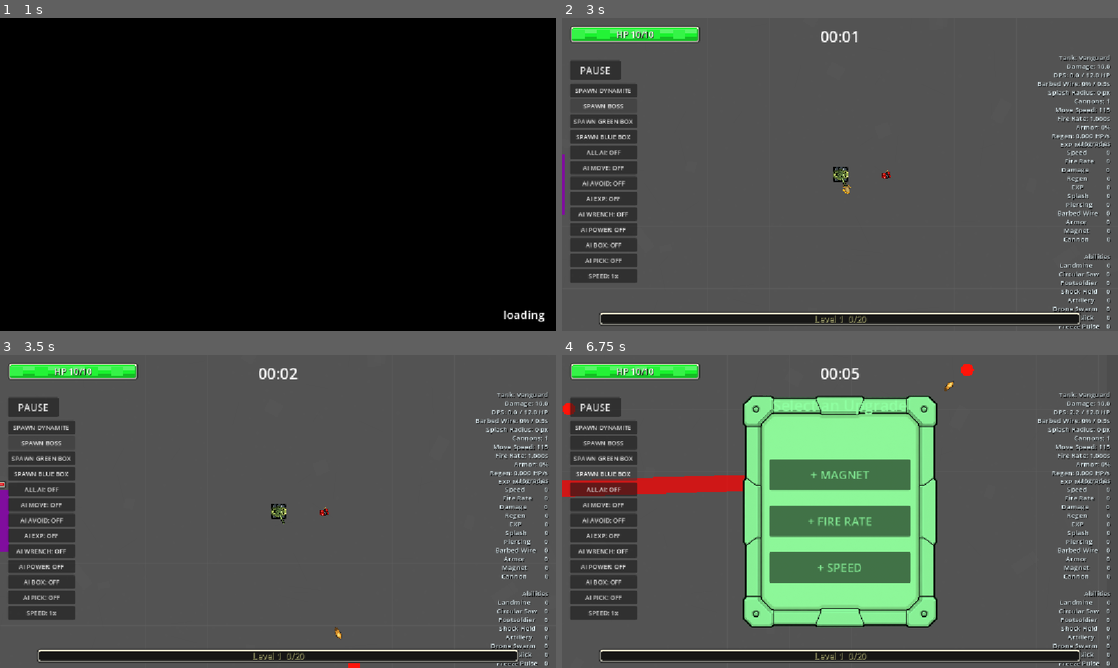
Above: before the commit, frames 1-4 (two rows, left to right).
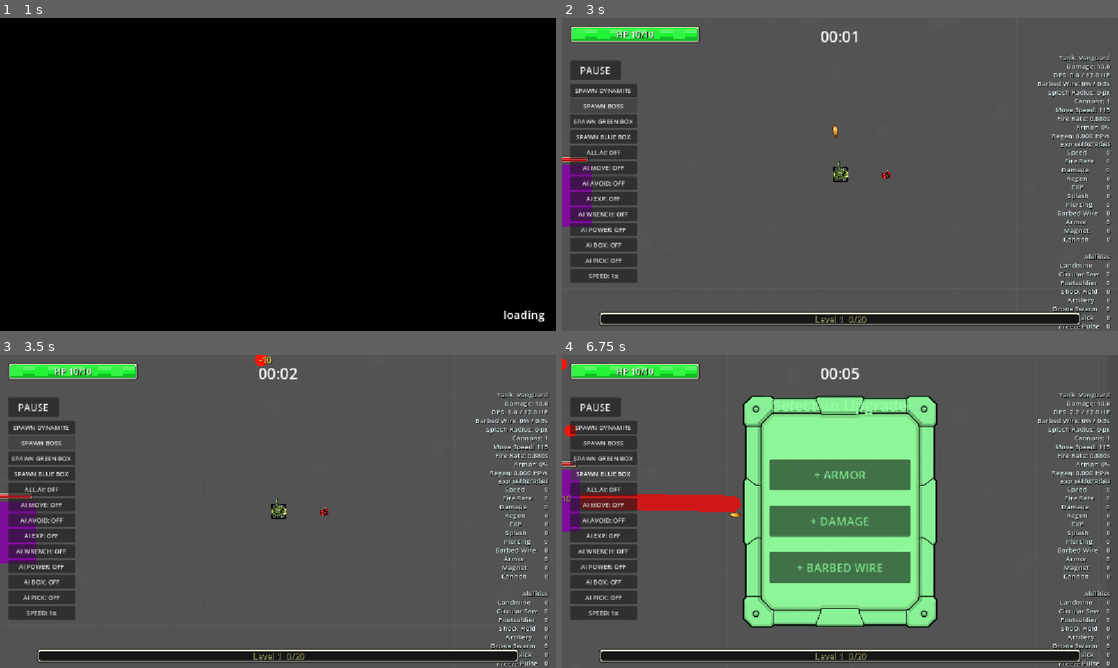
Above: after the commit, the same moments.

Repository: satoshimatos/autonomous-survivor
Game: Godot game, scene res://scenes/core/main_menu.tscn
The game is run twice, just before and just after one commit, with the same random seed, the same clock (stepped at 60 frames per second) and the same inputs.
Inputs:
- Up to frame 1 (1 s): click "Play" at 0.5 s
- Up to frame 2 (3 s): hold D (move_right) 1.28-2 s; click "SPAWN DYNAMITE" at 2 s; click "SPAWN BOSS" at 2.75 s
- Up to frame 3 (3.5 s): no input
- Up to frame 4 (6.75 s): click "SPAWN GREEN BOX" at 3.5 s; click "SPAWN BLUE BOX" at 4.25 s; hold S (move_down) 5.03-5.78 s; hold D (move_right) 5.78-6.53 s; hold W (move_up) from 6.53 s (still down)

Frame 1 is identical in both runs. In frame 2, 1.1% of the frame differs, in the area x 0-98%, y 31-67%; in frame 3, 1.3%; in frame 4, 4.5%, in the area x 0-98%, y 0-70%.

Commit message:
Add deterministic run modifiers

Diff:
--- a/scripts/core/main.gd
+++ b/scripts/core/main.gd
@@ -34,6 +34,18 @@
 var player_damage_events: Array[Dictionary] = []
 var player_dps: float = 0.0
 var low_health_upgrade_timer: float = 0.0
+var run_seed_text: String = ""
+var run_modifier_summary: String = ""
+var enemy_speed_growth_multiplier: float = 1.0
+var enemy_health_growth_multiplier: float = 1.0
+var enemy_damage_growth_multiplier: float = 1.0
+var exp_value_multiplier: float = 1.0
+var boss_exp_multiplier: float = 1.0
+var boss_spawn_interval: float = 420.0
+var supply_box_spawn_interval: float = 15.0
+var supply_box_spawn_chance: float = 0.05
+var wrench_drop_chance: float = 0.05
+var dynamite_drop_chance: float = 0.001
 
 const ENEMY = preload("uid://kxdifr4760x4")
 const BROWN_ENEMY = preload("res://scenes/enemies/brown_enemy.tscn")
@@ -162,6 +174,7 @@
 
 
 func _ready() -> void:
+	configure_run_seed_and_modifiers()
 	set_debug_time_scale_index(0)
 	is_startup_loading = true
 	loading_overlay.visible = true
@@ -185,13 +198,39 @@
 		low_health_vignette.set_low_health_active(false)
 		get_tree().paused = true
 		%DefeatControl.visible = true
-		%ResultLabel.text = "Tank: %s\nTime: %s\nEnemies Defeated: %s\nBosses Defeated: %s" % [
+		%ResultLabel.text = "Tank: %s\nSeed: %s\nModifiers: %s\nTime: %s\nEnemies Defeated: %s\nBosses Defeated: %s" % [
 			player.selected_tank_name,
+			run_seed_text,
+			run_modifier_summary,
 			get_formatted_run_time(),
 			enemies_defeated,
 			bosses_defeated,
 		]
 	)
+
+
+func configure_run_seed_and_modifiers() -> void:
+	var run_config = get_run_config()
+	run_config.ensure_run_ready()
+	run_seed_text = String(run_config.run_seed_text)
+	run_modifier_summary = String(run_config.get_active_modifier_summary())
+	seed(hash(run_seed_text))
+
+	enemy_speed_growth_multiplier = float(run_config.get_modifier_multiplier("enemy_speed_growth_multiplier"))
+	enemy_health_growth_multiplier = float(run_config.get_modifier_multiplier("enemy_health_growth_multiplier"))
+	enemy_damage_growth_multiplier = float(run_config.get_modifier_multiplier("enemy_damage_growth_multiplier"))
+	exp_value_multiplier = float(run_config.get_modifier_multiplier("exp_value_multiplier"))
+	boss_exp_multiplier = float(run_config.get_modifier_multiplier("boss_exp_multiplier"))
+	boss_spawn_interval = BOSS_SPAWN_INTERVAL * float(run_config.get_modifier_multiplier("boss_spawn_interval_multiplier"))
+	supply_box_spawn_interval = SUPPLY_BOX_SPAWN_INTERVAL * float(run_config.get_modifier_multiplier("supply_box_interval_multiplier"))
+	supply_box_spawn_chance = clamp(SUPPLY_BOX_SPAWN_CHANCE * float(run_config.get_modifier_multiplier("supply_box_chance_multiplier")), 0.0, 1.0)
+	wrench_drop_chance = clamp(WRENCH_DROP_CHANCE * float(run_config.get_modifier_multiplier("wrench_drop_multiplier")), 0.0, 1.0)
+	dynamite_drop_chance = clamp(DYNAMITE_DROP_CHANCE * float(run_config.get_modifier_multiplier("dynamite_drop_multiplier")), 0.0, 1.0)
+	spawn_interval *= float(run_config.get_modifier_multiplier("spawn_interval_multiplier"))
+
+
+func get_run_config() -> Node:
+	return get_node("/root/RunConfig")
 
 
 func setup_pickup_pools() -> void:
@@ -242,33 +281,33 @@
 
 	while enemy_speed_scale_timer >= 10.0:
 		enemy_speed_scale_timer -= 10.0
-		enemy_speed_scale *= 1.01
+		enemy_speed_scale *= 1.0 + 0.01 * enemy_speed_growth_multiplier
 		update_exp_orb_drop_chances()
 
 		for enemy in get_tree().get_nodes_in_group("Enemy"):
 			if enemy.has_method("apply_speed_multiplier"):
-				enemy.apply_speed_multiplier(1.01)
+				enemy.apply_speed_multiplier(1.0 + 0.01 * enemy_speed_growth_multiplier)
 
 	while enemy_health_scale_timer >= ENEMY_HEALTH_SCALE_INTERVAL:
 		enemy_health_scale_timer -= ENEMY_HEALTH_SCALE_INTERVAL
-		enemy_health_bonus_step += ENEMY_HEALTH_BONUS_STEP
+		enemy_health_bonus_step += ENEMY_HEALTH_BONUS_STEP * enemy_health_growth_multiplier
 		enemy_health_bonus_total += enemy_health_bonus_step
 		apply_enemy_health_bonus_to_active_enemies()
 
 	while enemy_damage_scale_timer >= ENEMY_DAMAGE_SCALE_INTERVAL:
 		enemy_damage_scale_timer -= ENEMY_DAMAGE_SCALE_INTERVAL
-		enemy_damage_multiplier *= ENEMY_DAMAGE_MULTIPLIER_STEP
+		enemy_damage_multiplier *= 1.0 + ((ENEMY_DAMAGE_MULTIPLIER_STEP - 1.0) * enemy_damage_growth_multiplier)
 
 	if magnet_spawn_timer >= MAGNET_SPAWN_INTERVAL:
 		magnet_spawn_timer -= MAGNET_SPAWN_INTERVAL
 		try_spawn_magnet_pickup()
 
-	if supply_box_spawn_timer >= SUPPLY_BOX_SPAWN_INTERVAL:
-		supply_box_spawn_timer -= SUPPLY_BOX_SPAWN_INTERVAL
+	if supply_box_spawn_timer >= supply_box_spawn_interval:
+		supply_box_spawn_timer -= supply_box_spawn_interval
 		try_spawn_supply_box()
 
-	if boss_spawn_timer >= BOSS_SPAWN_INTERVAL:
-		boss_spawn_timer -= BOSS_SPAWN_INTERVAL
+	if boss_spawn_timer >= boss_spawn_interval:
+		boss_spawn_timer -= boss_spawn_interval
 		try_spawn_boss()
 
 	if spawn_timer >= spawn_interval:
@@ -598,6 +637,7 @@
 func _on_boss_defeated(enemy_position: Vector2, exp_drop_count: int = 30, exp_drop_min_tier: int = BLUE_ORB_TIER) -> void:
 	enemies_defeated += 1
 	bosses_defeated += 1
+	exp_drop_count = int(ceil(float(exp_drop_count) * boss_exp_multiplier))
 	var mass_damage_active := dynamite_blast_active or splash_blast_active
 
 	spawn_boss_death_burst.call_deferred(enemy_position)
@@ -615,8 +655,8 @@
 func queue_exp_drops(enemy_position: Vector2, drop_count: int, exp_drop_min_tier: int = BLUE_ORB_TIER) -> void:
 	for i in range(drop_count):
 		queued_exp_drops.append({
-			"position": get_exp_drop_position(enemy_position, i, drop_count),
-			"min_tier": exp_drop_min_tier
+		"position": get_exp_drop_position(enemy_position, i, drop_count),
+		"min_tier": exp_drop_min_tier
 		})
 
 
@@ -653,7 +693,7 @@
 	var exp_orb = EXP_ORB.instantiate()
 	add_child(exp_orb)
 	exp_orb.global_position = enemy_position
-	exp_orb.configure(orb_data.value, orb_data.radius, orb_data.texture, orb_data.get("visual_scale", 1.0))
+	exp_orb.configure(int(ceil(float(orb_data.value) * exp_value_multiplier)), orb_data.radius, orb_data.texture, orb_data.get("visual_scale", 1.0))
 
 	if magnet_effect_timer > 0.0:
 		exp_orb.set_magnet_active(true, player)
@@ -772,7 +812,7 @@
 	if dynamite_pickup_pool == null or dynamite_pickup_pool.is_active:
 		return
 
-	if randf() > DYNAMITE_DROP_CHANCE:
+	if randf() > dynamite_drop_chance:
 		return
 
 	if not is_position_in_arena(enemy_position):
@@ -782,7 +822,7 @@
 
 
 func try_drop_wrench(enemy_position: Vector2) -> void:
-	if randf() > WRENCH_DROP_CHANCE:
+	if randf() > wrench_drop_chance:
 		return
 
 	if not is_position_in_arena(enemy_position):
@@ -892,7 +932,7 @@
 
 
 func try_spawn_supply_box() -> void:
-	if randf() > SUPPLY_BOX_SPAWN_CHANCE:
+	if randf() > supply_box_spawn_chance:
 		return
 
 	var spawn_position := get_offscreen_arena_spawn_point()
--- a/scripts/core/main_menu.gd
+++ b/scripts/core/main_menu.gd
@@ -9,6 +9,7 @@
 
 
 func _on_play_button_pressed() -> void:
+	get_run_config().start_new_run()
 	get_tree().change_scene_to_file("res://scenes/core/main.tscn")
 
 
--- a/scripts/core/run_config.gd
+++ b/scripts/core/run_config.gd
@@ -1,6 +1,8 @@
 extends Node
 
 var selected_tank_id: String = "vanguard"
+var run_seed_text: String = ""
+var active_run_modifiers: Array[Dictionary] = []
 
 var tank_archetypes: Array[Dictionary] = [
 	{
@@ -66,6 +68,52 @@
 	},
 ]
 
+var run_modifier_catalog: Array[Dictionary] = [
+	{
+		"id": "swarm_opening",
+		"name": "Swarm Opening",
+		"summary": "More early pressure, but weaker small enemies.",
+		"spawn_interval_multiplier": 0.72,
+		"enemy_health_growth_multiplier": 0.92,
+	},
+	{
+		"id": "rich_crystals",
+		"name": "Rich Crystals",
+		"summary": "More EXP value, but enemy damage ramps harder.",
+		"exp_value_multiplier": 1.28,
+		"enemy_damage_growth_multiplier": 1.2,
+	},
+	{
+		"id": "supply_rain",
+		"name": "Supply Rain",
+		"summary": "Supply boxes are more common during the run.",
+		"supply_box_interval_multiplier": 0.72,
+		"supply_box_chance_multiplier": 2.4,
+	},
+	{
+		"id": "boss_contract",
+		"name": "Boss Contract",
+		"summary": "Bosses arrive far more often and drop richer rewards.",
+		"boss_spawn_interval_multiplier": 0.55,
+		"boss_exp_multiplier": 1.45,
+	},
+	{
+		"id": "unstable_engine",
+		"name": "Unstable Engine",
+		"summary": "Faster weapon tempo, faster enemy speed scaling.",
+		"player_fire_interval_multiplier": 0.88,
+		"enemy_speed_growth_multiplier": 1.25,
+	},
+	{
+		"id": "salvage_field",
+		"name": "Salvage Field",
+		"summary": "More wrench and dynamite drops, but less supply support.",
+		"wrench_drop_multiplier": 1.75,
+		"dynamite_drop_multiplier": 2.0,
+		"supply_box_chance_multiplier": 0.65,
+	},
+]
+
 
 func get_selected_tank() -> Dictionary:
 	return get_tank_by_id(selected_tank_id)
@@ -80,3 +128,59 @@
 
 func set_selected_tank(tank_id: String) -> void:
 	selected_tank_id = get_tank_by_id(tank_id).id
+
+
+func start_new_run() -> void:
+	run_seed_text = generate_run_seed()
+	active_run_modifiers = roll_run_modifiers(run_seed_text)
+
+
+func ensure_run_ready() -> void:
+	if run_seed_text == "":
+		start_new_run()
+
+
+func generate_run_seed() -> String:
+	var rng := RandomNumberGenerator.new()
+	rng.randomize()
+	var alphabet := "ABCDEFGHJKLMNPQRSTUVWXYZ23456789"
+	var seed_parts: Array[String] = []
+	for i in range(8):
+		seed_parts.append(alphabet[rng.randi_range(0, alphabet.length() - 1)])
+	return "".join(seed_parts)
+
+
+func roll_run_modifiers(seed_text: String) -> Array[Dictionary]:
+	var rng := RandomNumberGenerator.new()
+	rng.seed = hash(seed_text)
+	var available_modifiers := run_modifier_catalog.duplicate()
+	var modifier_count := rng.randi_range(2, 3)
+	var modifiers: Array[Dictionary] = []
+	for i in range(modifier_count):
+		if available_modifiers.is_empty():
+			break
+		var index := rng.randi_range(0, available_modifiers.size() - 1)
+		modifiers.append(available_modifiers[index])
+		available_modifiers.remove_at(index)
+	return modifiers
+
+
+func get_active_modifier_names() -> Array[String]:
+	var names: Array[String] = []
+	for modifier in active_run_modifiers:
+		names.append(String(modifier.name))
+	return names
+
+
+func get_active_modifier_summary() -> String:
+	var names := get_active_modifier_names()
+	if names.is_empty():
+		return "None"
+	return ", ".join(names)
+
+
+func get_modifier_multiplier(key: String, default_value: float = 1.0) -> float:
+	var multiplier := default_value
+	for modifier in active_run_modifiers:
+		multiplier *= float(modifier.get(key, 1.0))
+	return multiplier
--- a/scripts/player/player.gd
+++ b/scripts/player/player.gd
@@ -437,7 +437,7 @@
 	speed *= float(tank.get("speed_multiplier", 1.0))
 	max_health = max(1, max_health + int(tank.get("health_bonus", 0)))
 	attack_damage *= float(tank.get("damage_multiplier", 1.0))
-	fire_interval *= float(tank.get("fire_interval_multiplier", 1.0))
+	fire_interval *= float(tank.get("fire_interval_multiplier", 1.0)) * float(get_run_config().get_modifier_multiplier("player_fire_interval_multiplier"))
 
 	speed_level += int(tank.get("speed_level", 0))
 	damage_level += int(tank.get("damage_level", 0))
Not shown, changed: BACKLOG.md
Not shown, changed: README.md
